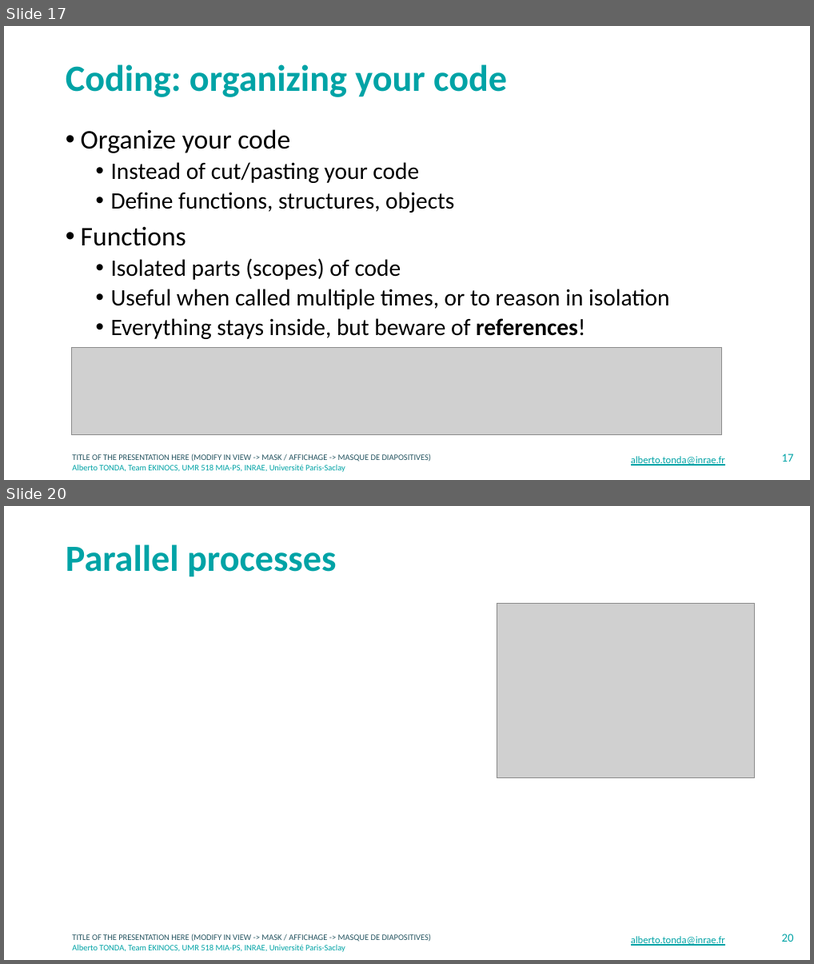
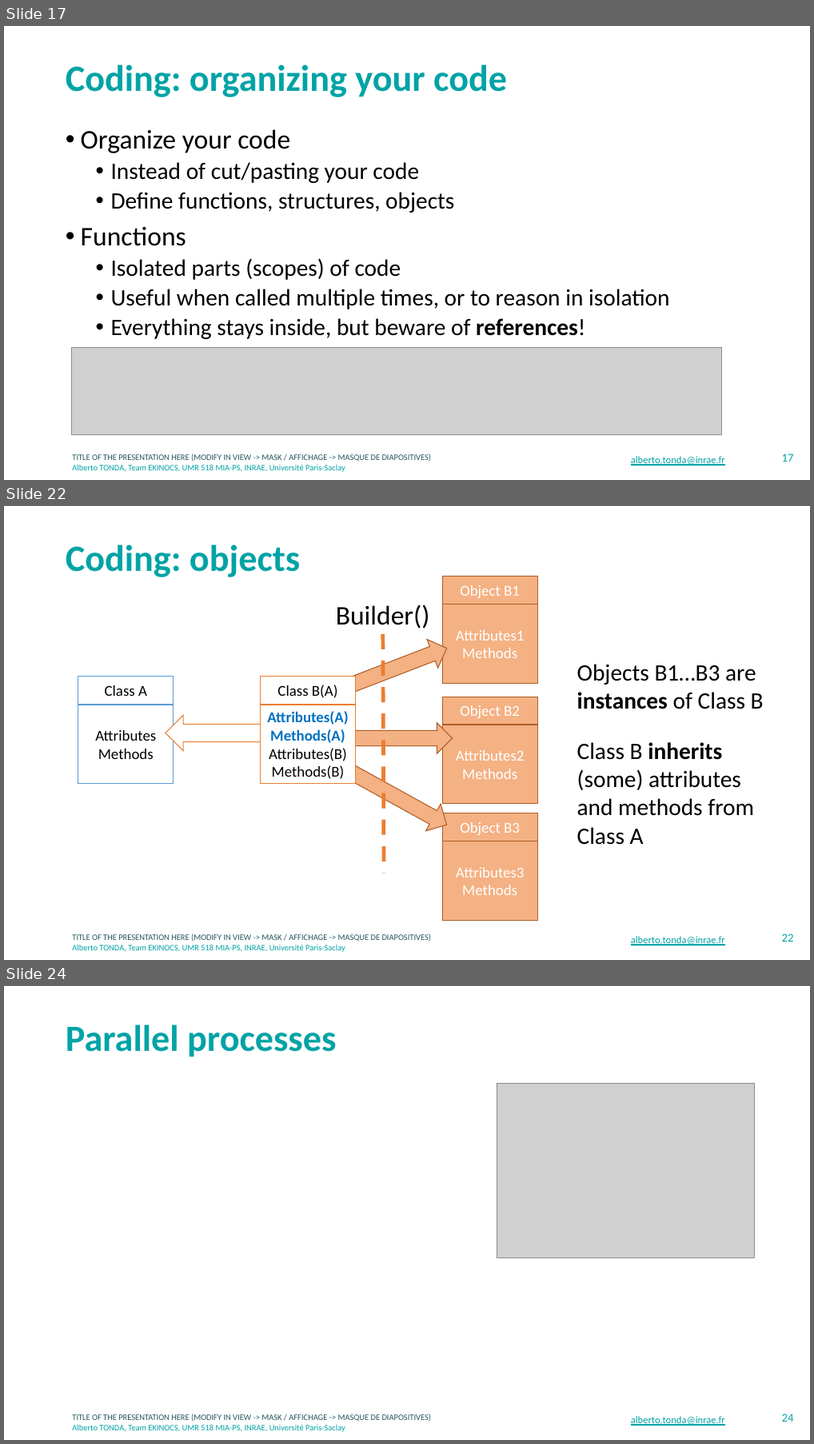
Before and after one commit to albertotonda/teaching, a slide deck: crash-course-on-data-science/coding.pptx. Shown one above the other, each under a label of ours: slides 17 and 20 before the commit, slides 17, 22 and 24 after it; the slides between them are not shown. The pictures are 814x964 and 814x1444 pixels, drawn with LibreOffice and Linux fonts; fonts in the diff are those of the drawing; grey boxes stand for pictures; background and template pictures are left out. Boxes give left, top, right and bottom in pixels: in the first picture for what was removed or moved away, otherwise in the second. Text is boxed around its words. In the diff, an @@ line names an element or a change of style, - is before the commit and + after.

```diff
--- a/crash-course-on-data-science/coding.pptx
+++ b/crash-course-on-data-science/coding.pptx
@@ slide 22 added at (4, 506, 810, 960), background #FFFFFF; not listed: 2 template elements that a slide beside it also shows @@
@@ title added at (66, 544, 300, 577), 44 pt, text #00A3A6, bold @@
+Coding: objects
@@ rectangle added at (442, 576, 538, 604), fill #F4B183, outline #AF5C24 1 pt, 18 pt, text #FFFFFF @@
+Object B1
@@ text added at (336, 604, 430, 628), 32 pt, text #000000 @@
+Builder()
@@ rectangle added at (442, 604, 538, 684), fill #F4B183, outline #AF5C24 1 pt, 18 pt, text #FFFFFF @@
+Attributes1
+Methods
@@ right arrow added at (333, 634, 453, 704), fill #F4B183, outline #AF5C24 1 pt @@
@@ line added from (383, 634) to (384, 872), #ED7D31 4.5 pt dashed @@
@@ text added at (578, 664, 764, 709), 28 pt, text #000000 @@
+Objects B1…B3 are instances of Class B
@@ rectangle added at (78, 676, 174, 704), fill #FFFFFF, outline #5B9BD5 1 pt, 18 pt, text #000000 @@
+Class A
@@ rectangle added at (261, 676, 356, 704), fill #FFFFFF, outline #ED7D31 1 pt, 18 pt, text #000000 @@
+Class B(A)
@@ rectangle added at (442, 696, 538, 724), fill #F4B183, outline #AF5C24 1 pt, 18 pt, text #FFFFFF @@
+Object B2
@@ rectangle added at (78, 704, 174, 783), fill #FFFFFF, outline #5B9BD5 1 pt, 18 pt, text #000000 @@
+Attributes
+Methods
@@ right arrow added at (166, 716, 268, 751), fill #FFFFFF, outline #ED7D31 1 pt @@
@@ rectangle added at (261, 704, 356, 783), fill #FFFFFF, outline #ED7D31 1 pt, 18 pt, text #0070C0, bold @@
+Attributes(A)
+Methods(A)
+Attributes(B)
+Methods(B)
@@ right arrow added at (335, 723, 452, 753), fill #F4B183, outline #AF5C24 1 pt @@
@@ rectangle added at (442, 725, 538, 804), fill #F4B183, outline #AF5C24 1 pt, 18 pt, text #FFFFFF @@
+Attributes2
+Methods
@@ text added at (578, 742, 754, 844), 28 pt, text #000000 @@
+Class B inherits (some) attributes and methods from Class A
@@ right arrow added at (337, 755, 454, 838), fill #F4B183, outline #AF5C24 1 pt @@
@@ rectangle added at (442, 813, 538, 840), fill #F4B183, outline #AF5C24 1 pt, 18 pt, text #FFFFFF @@
+Object B3
@@ rectangle added at (442, 841, 538, 920), fill #F4B183, outline #AF5C24 1 pt, 18 pt, text #FFFFFF @@
+Attributes3
+Methods
@@ text added at (631, 936, 726, 945), 12 pt, text #00A3A6, underline @@
+alberto.tonda@inrae.fr
@@ page number added at (782, 933, 794, 941), 14 pt, text #00A3A6 @@
+22
@@ what was slide 20 is now slide 24 @@
@@ page number at (782, 1413, 794, 1421): text changed @@
-20
+24
```
Also in this commit, not shown: 3 slides changed, 3 other slides added, 1 other file.
